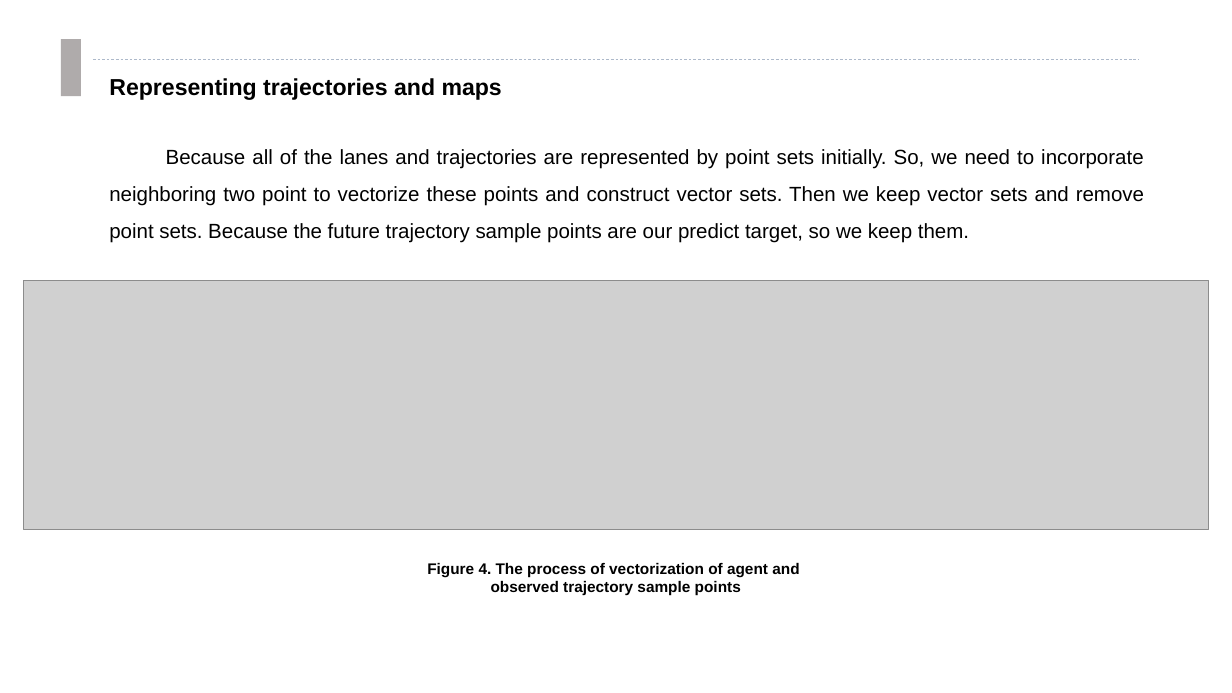
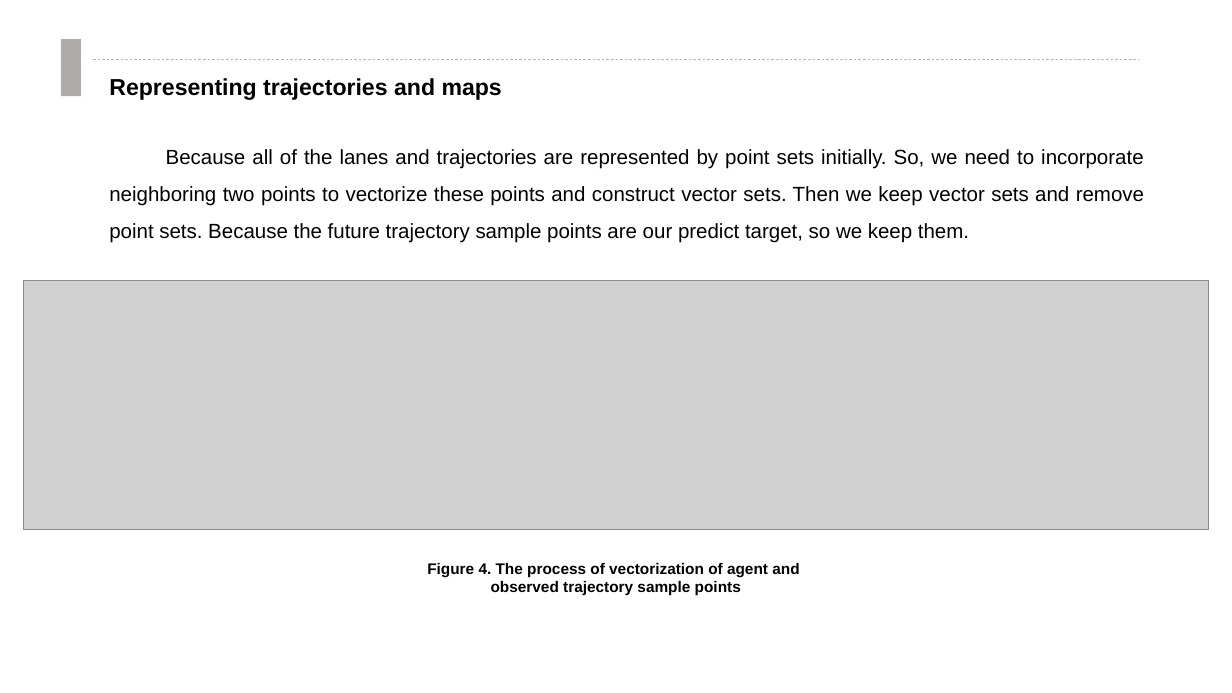
Before and after one commit to clownrat6/VectorNet, a slide deck: slide 8 of material/presentation.pptx. Drawn at 1232x693 pixels with LibreOffice and Linux fonts; fonts in the diff are those of the drawing; grey boxes stand for pictures. Boxes give left, top, right and bottom in pixels: in the first picture for what was removed or moved away, otherwise in the second. Text is boxed around its words. In the diff, an @@ line names an element or a change of style, - is before the commit and + after.

```diff
--- a/material/presentation.pptx
+++ b/material/presentation.pptx
@@ text at [109,149,1144,243]: text changed @@
-Because all of the lanes and trajectories are represented by point sets initially. So, we need to incorporate neighboring two point to vectorize these points and construct vector sets. Then we keep vector sets and remove point sets. Because the future trajectory sample points are our predict target, so we keep them.
+Because all of the lanes and trajectories are represented by point sets initially. So, we need to incorporate neighboring two points to vectorize these points and construct vector sets. Then we keep vector sets and remove point sets. Because the future trajectory sample points are our predict target, so we keep them.
```
Also in this commit, not shown: 5 other slides changed, 1 slide added, 1 other file.
